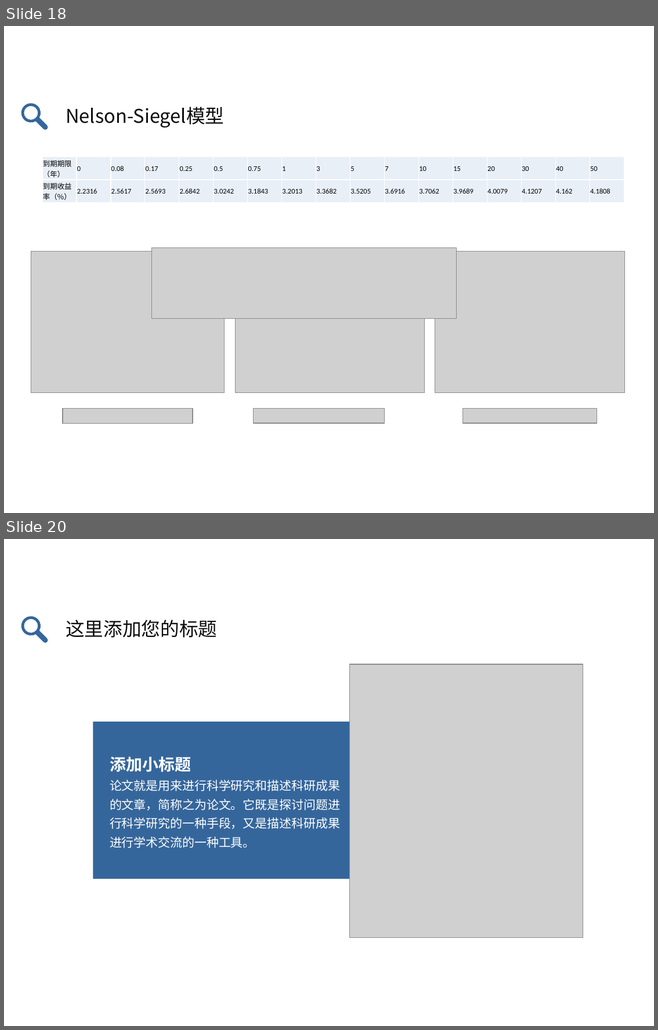
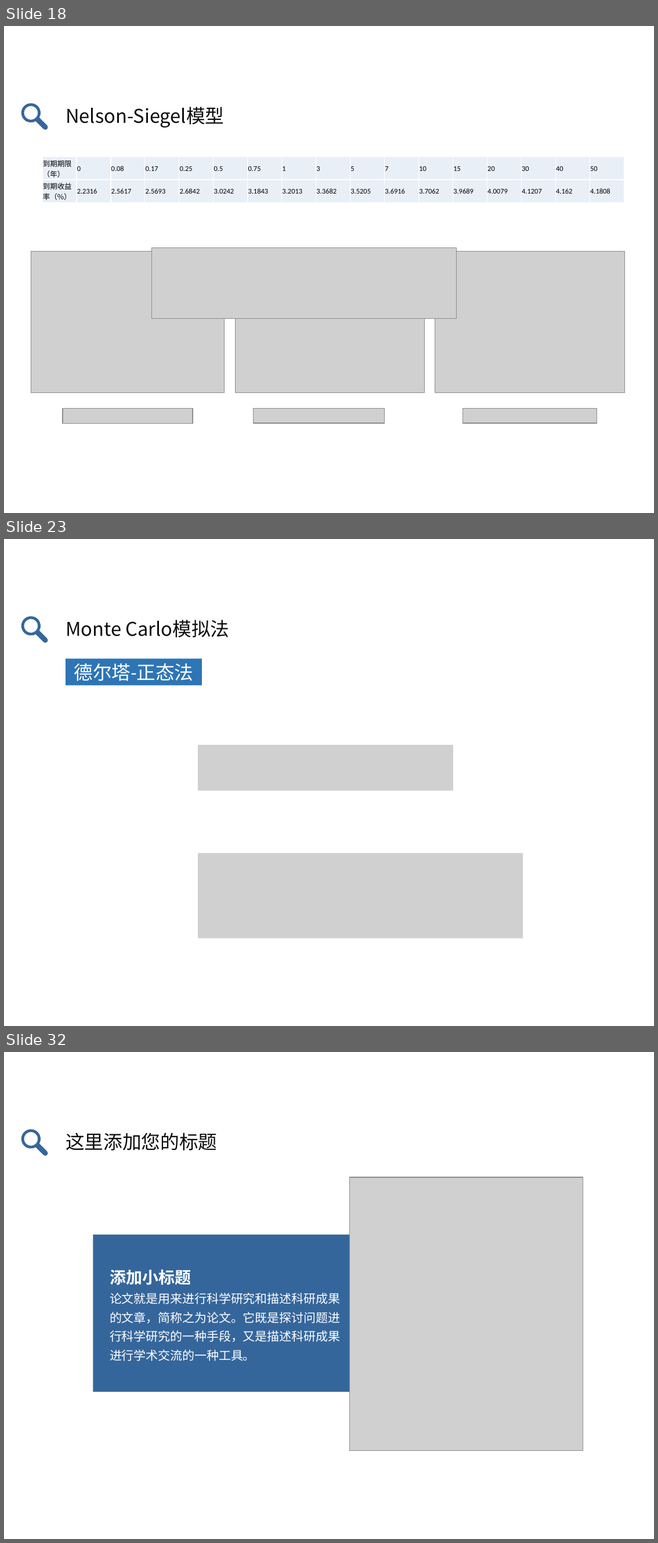
Before and after one commit to zhongdeming428/graduation-design, a slide deck: 阶段性报告/毕设答辩.pptx. Shown one above the other, each under a label of ours: slides 18 and 20 before the commit, slides 18, 23 and 32 after it; the slides between them are not shown. The pictures are 658x1030 and 658x1543 pixels, drawn with LibreOffice and Linux fonts; fonts in the diff are those of the drawing; grey boxes stand for pictures. Boxes give left, top, right and bottom in pixels: in the first picture for what was removed or moved away, otherwise in the second. Text is boxed around its words. In the diff, an @@ line names an element or a change of style, - is before the commit and + after.

```diff
--- a/阶段性报告/毕设答辩.pptx
+++ b/阶段性报告/毕设答辩.pptx
@@ slide 23 added at bbox=[4, 539, 654, 1026], background #FFFFFF @@
@@ freeform shape added at bbox=[20, 616, 48, 643], fill #35669B @@
@@ text added at bbox=[65, 620, 230, 638], 21 pt, text #0D0D0D @@
+Monte Carlo模拟法
@@ rectangle added at bbox=[65, 658, 202, 685], fill #2E75B6, 21 pt, text #FFFFFF @@
+德尔塔-正态法
@@ picture added at bbox=[198, 745, 453, 790] @@
@@ picture added at bbox=[198, 853, 523, 939] @@
@@ what was slide 20 is now slide 32 @@
```
Also in this commit, not shown: 1 slide changed, 11 other slides added, 1 slide removed, 1 other file.
